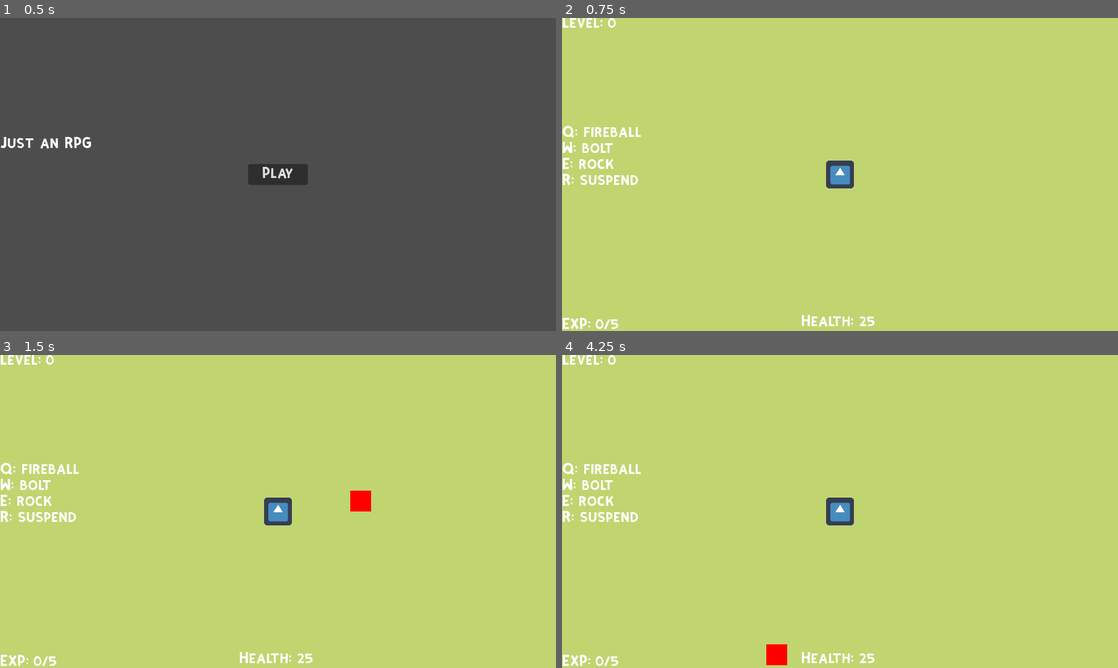
Above: before the commit, frames 1-4 (two rows, left to right).
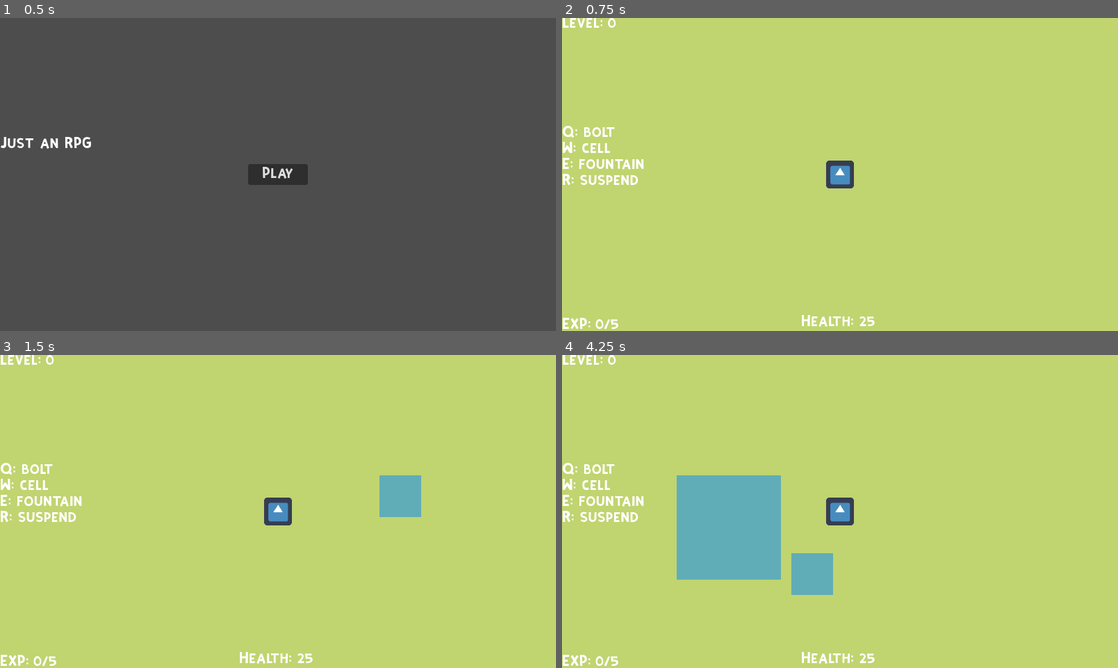
Above: after the commit, the same moments.

Repository: sakata24/Magus-Exo
Game: Godot game, scene res://HUDs/Home.tscn
Two runs of this game, one before a commit and one after it. Both use one fixed random seed, a clock stepped at 60 frames per second and the inputs below. The engine's default icon, where the game draws it, is replaced by a stand-in: a white triangle on a blue panel in a dark square.
Inputs (mouse positions are in pixels of both pictures, inside the frame that each line leads up to):
- Up to frame 1 (0.5 s): no input
- Up to frame 2 (0.75 s): click "Play" at 0.5 s
- Up to frame 3 (1.5 s): tap Enter at 1.25 s; move the mouse to (400, 495) at 1.27 s; hold E (E) from 1.28 s (still down)
- Up to frame 4 (4.25 s): tap Q (Q) at 1.55, 2.1 s; move the mouse to (728, 527) at 2.02 s; release E (E) at 2.03 s; tap R (R) at 2.3 s; move the mouse to (895, 442) at 2.77 s; hold R (R) 2.78-3.53 s; tap W (W) at 3.05, 3.6 s; move the mouse to (812, 574) at 3.52 s; tap E (E) at 3.8 s

Frame 1 is identical in both runs. In frame 2, 0.5% of the frame differs, in the area x 3-15%, y 34-49%; in frame 3, 1.7%; in frame 4, 8.0%, in the area x 3-49%, y 34-100%.

Commit message:
changed skills to be an external dict file, fixed spell to spell collision

Diff:
--- a/Abilities/Bullet.gd
+++ b/Abilities/Bullet.gd
@@ -3,19 +3,21 @@
 var abilityID = 0
 var speed = 300
 var dmg = 10
-var timeout = 0.5
-var lifetime = 0.5
+var timeout = 1.0
+var lifetime = 1.0
 var cooldown = 0.1
+var element
 
 # constructs the bullet
-func init(skillArr):
+func init(skillDict):
 	# set variables
-	abilityID = skillArr[0]
-	speed = skillArr[1] * speed
-	scale *= skillArr[2]
-	dmg *= skillArr[3]
-	timeout *= skillArr[4]
-	lifetime *= skillArr[5]
+	abilityID = skillDict["name"]
+	speed = skillDict["speed"] * speed
+	scale *= skillDict["size"]
+	dmg *= skillDict["dmg"]
+	timeout *= skillDict["timeout"]
+	lifetime *= skillDict["lifetime"]
+	element = skillDict["element"]
 	$LifetimeTimer.wait_time = lifetime
 	# start timer
 	$TimeoutTimer.wait_time = timeout
--- a/Abilities/Spell.gd
+++ b/Abilities/Spell.gd
@@ -4,21 +4,21 @@
 var speed = 300
 var velocity = Vector2.ZERO
 var dmg = 10
-var timeout = 0.5
-var lifetime = 0.5
+var timeout = 1
+var lifetime = 1
 var cooldown = 0.1
 
 const CAST_RANGE = 500
 
 # constructs the bullet
-func init(skillArr, pos):
+func init(skillDict, pos):
 	# set variables
-	abilityID = skillArr[0]
-	speed = skillArr[1] * speed
-	self.scale *= skillArr[2]
-	dmg *= skillArr[3]
-	timeout *= skillArr[4]
-	lifetime *= skillArr[5]
+	abilityID = skillDict["name"]
+	speed = skillDict["speed"] * speed
+	self.scale *= skillDict["size"]
+	dmg *= skillDict["dmg"]
+	timeout *= skillDict["timeout"]
+	lifetime *= skillDict["lifetime"]
 	self.position = pos
 	$LifetimeTimer.wait_time = lifetime
 	# start timer
@@ -32,11 +32,14 @@
 
 func _on_SpellBody_body_entered(body):
 	if body.name != "Player":
-		if body.name == "BulletBody" or body.name == "SpellBody":
+		if body.name == "BulletBody":
 			print("reaction")
 		if body.is_in_group("monsters"):
 			body._hit(dmg)
-		UniversalSkills.perform_despawn(self)
+
+func _on_area_entered(area):
+	if area.name == "SpellBody":
+		print("reaction spells")
 
 func _on_TimeoutTimer_timeout():
 	$LifetimeTimer.start()
--- a/Abilities/Spell.tscn
+++ b/Abilities/Spell.tscn
@@ -1,24 +1,24 @@
-[gd_scene load_steps=3 format=2]
+[gd_scene load_steps=3 format=3 uid="uid://bnisb47qe61bq"]
 
-[ext_resource path="res://Abilities/Spell.gd" type="Script" id=1]
+[ext_resource type="Script" path="res://Abilities/Spell.gd" id="1"]
 
-[sub_resource type="CircleShape2D" id=1]
+[sub_resource type="CircleShape2D" id="1"]
 radius = 4.12311
 
 [node name="SpellBody" type="Area2D"]
 collision_layer = 2
 collision_mask = 2
-script = ExtResource( 1 )
+script = ExtResource("1")
 
 [node name="CollisionShape2D" type="CollisionShape2D" parent="."]
-shape = SubResource( 1 )
+shape = SubResource("1")
 
 [node name="ColorRect" type="ColorRect" parent="."]
 offset_left = -3.0
 offset_top = -3.0
 offset_right = 3.0
 offset_bottom = 3.0
-color = Color( 0, 0.529412, 1, 1 )
+color = Color(0, 0.529412, 1, 1)
 
 [node name="TimeoutTimer" type="Timer" parent="."]
 one_shot = true
@@ -26,6 +26,7 @@
 [node name="LifetimeTimer" type="Timer" parent="."]
 one_shot = true
 
+[connection signal="area_entered" from="." to="." method="_on_area_entered"]
 [connection signal="body_entered" from="." to="." method="_on_SpellBody_body_entered"]
 [connection signal="timeout" from="TimeoutTimer" to="." method="_on_TimeoutTimer_timeout"]
 [connection signal="timeout" from="LifetimeTimer" to="." method="_on_LifetimeTimer_timeout"]
--- a/Characters/Player.gd
+++ b/Characters/Player.gd
@@ -29,10 +29,10 @@
 var xp = 0
 
 # to be changed when the player obtains a new skill
-var learnedSkills = [0, 1, 2, 3, 4]
+var learnedSkills = [0, 1, 2, 3, 4, 5]
 
 # to be changed when the player equips different skills
-var equippedSkills = [0, 1, 2, 5]
+var equippedSkills = ["bolt", "cell", "fountain", "suspend"]
 
 var skillReady = [true, true, true, true]
 # the amt of physics processes to occur before ability to use the skill again
@@ -44,10 +44,10 @@
 	initSkills()
 
 func initSkills():
-	skillCD[0] *= UniversalSkills.skillArr[equippedSkills[0]][6]
-	skillCD[1] *= UniversalSkills.skillArr[equippedSkills[1]][6]
-	skillCD[2] *= UniversalSkills.skillArr[equippedSkills[2]][6]
-	skillCD[3] *= UniversalSkills.skillArr[equippedSkills[3]][6]
+	skillCD[0] *= UniversalSkills.skillDict[equippedSkills[0]]["cooldown"]
+	skillCD[1] *= UniversalSkills.skillDict[equippedSkills[1]]["cooldown"]
+	skillCD[2] *= UniversalSkills.skillDict[equippedSkills[2]]["cooldown"]
+	skillCD[3] *= UniversalSkills.skillDict[equippedSkills[3]]["cooldown"]
 
 # handles right clicks
 func _unhandled_input(event):
@@ -129,10 +129,10 @@
 
 # This function handles skill casting
 func cast_ability(skill):
-	# obtain reference to the ability array
+	# obtain reference to the ability dict
 	var ability = UniversalSkills._get_ability(skill)
 
-	if ability[8] == 0:
+	if ability["type"] == "bullet":
 		# load the projectile
 		var projectile = projectileLoad.instantiate()
 		# spawn the projectile and initialize it
@@ -141,7 +141,7 @@
 		projectile.init(ability)
 		# calculates the projectiles direction
 		projectile.velocity = get_global_mouse_position() - projectile.position
-	elif ability[8] == 1:
+	elif ability["type"] == "spell":
 		# load the spell
 		var spell = spellLoad.instantiate()
 		# spawn the spell and initialize it
--- a/Main.gd
+++ b/Main.gd
@@ -9,7 +9,7 @@
 	# connect hud to player
 	$HUD/HealthLabel.text = ("Health: " + str($Player.health))
 	$HUD/EXPLabel.text = ("EXP: " + str($Player.xp) + " /" + str($Player.currentXpThreshold))
-	$HUD/EquippedSkills.text = ("Q: " + str(UniversalSkills.skillArr[$Player.equippedSkills[0]][0]) + "\n\n" + "W: " + str(UniversalSkills.skillArr[$Player.equippedSkills[1]][0]) + "\n\n" + "E: " + str(UniversalSkills.skillArr[$Player.equippedSkills[2]][0]) + "\n\n" + "R: " + str(UniversalSkills.skillArr[$Player.equippedSkills[3]][0]))
+	$HUD/EquippedSkills.text = ("Q: " + str($Player.equippedSkills[0]) + "\n\n" + "W: " + str($Player.equippedSkills[1]) + "\n\n" + "E: " + str($Player.equippedSkills[2]) + "\n\n" + "R: " + str($Player.equippedSkills[3]))
 	$Player.connect("gained_xp", Callable($HUD, "_set_xp"))
 	$Player.connect("level_up", Callable($HUD, "_set_lvl"))
 	$Player.connect("moving_to", Callable(self, "_show_click"))
--- a/UniversalSkills.gd
+++ b/UniversalSkills.gd
@@ -1,24 +1,18 @@
 extends Node
 
-# ability values stored as an array, with scale values
-# - 0 ---- 1 ---- 2 ---- 3 ----- 4 -------------- 5 --------------------- 6 -------------- 7 -------- 8 -----
-# name - speed - size - dmg - timeout - lifetime(after timeout) - cooldown(fire rate) - element - skill type
-#                 0        1    2    3    4    5    6       7        8
-var skill1 = ["fireball", 1.0, 1.0, 1.0, 1.0, 0.5, 0.5, "ignite"   , 0]
-var skill2 = ["bolt",     1.1, 1.3, 0.8, 1.0, 0.5, 0.5, "shock"    , 0]
-var skill3 = ["rock",     0.6, 2.0, 1.5, 0.5, 0.5, 1.0, "construct", 0]
-var skill4 = ["cell",     0.4, 1.0, 1.0, 0.1, 3.0, 6.0, "growth"   , 0]
-var skill5 = ["fountain", 0.0, 4.0, 2.5, 0.7, 0.7, 6.0, "flow"     , 1]
-var skill6 = ["suspend",  0.0, 6.0, 0.1, 1.5, 0.5, 9.0, "wither"   , 1]
-
-var skillArr = [skill1, skill2, skill3, skill4, skill5, skill6]
+var skillDict = {}
 
 func _ready():
+	var dict = {}
+	var file = FileAccess.open("res://Resources/abilitysheet.txt", FileAccess.READ)
+	var content = file.get_as_text()
+	skillDict = JSON.parse_string(content)["skills"]
+	file.close()
 	pass
 
 # returns the skill requested
 func _get_ability(skill):
-	return skillArr[skill]
+	return skillDict[skill]
 
 # performs action of ability on spawn
 func perform_spawn(ability):
@@ -40,6 +34,22 @@
 		"fountain":
 			ability.modulate.a = 0.5
 			ability.monitoring = false
+		"suspend":
+			ability.modulate.a = 0.5
+			var timer = Timer.new()
+			timer.wait_time = 0.35
+			ability.add_child(timer)
+
+			timer.start()
+			while true:
+				print("tick")
+				ability.monitoring = true
+				await timer.timeout
+				ability.monitoring = false
+				timer.start()
+
+			timer.queue_free()
+			print("smoke")
 		_:
 			print("nothing")
 
@@ -56,24 +66,17 @@
 			print("im grass")
 		"fountain":
 			print("woosh")
-			ability.modulate.a = 1.0
+			ability.modulate.a = 0.8
 			ability.monitoring = true
 		"suspend":
 			print("fade")
-			ability.modulate.a = 0.5
-			ability.monitoring = true
+			ability.modulate.a = 0.3
 		_:
 			print("nothing")
 
 # performs action of an ability before despawn
 func perform_despawn(ability):
 	match ability.abilityID:
-		"fountain":
-			var timer = Timer.new()
-			timer.wait_time = 1.0
-			ability.add_child(timer)
-			timer.start()
-			await timer.timeout
 		_:
 			print("simple despawn")
 	ability.queue_free()
Not shown, added: Resources/abilitysheet.txt
